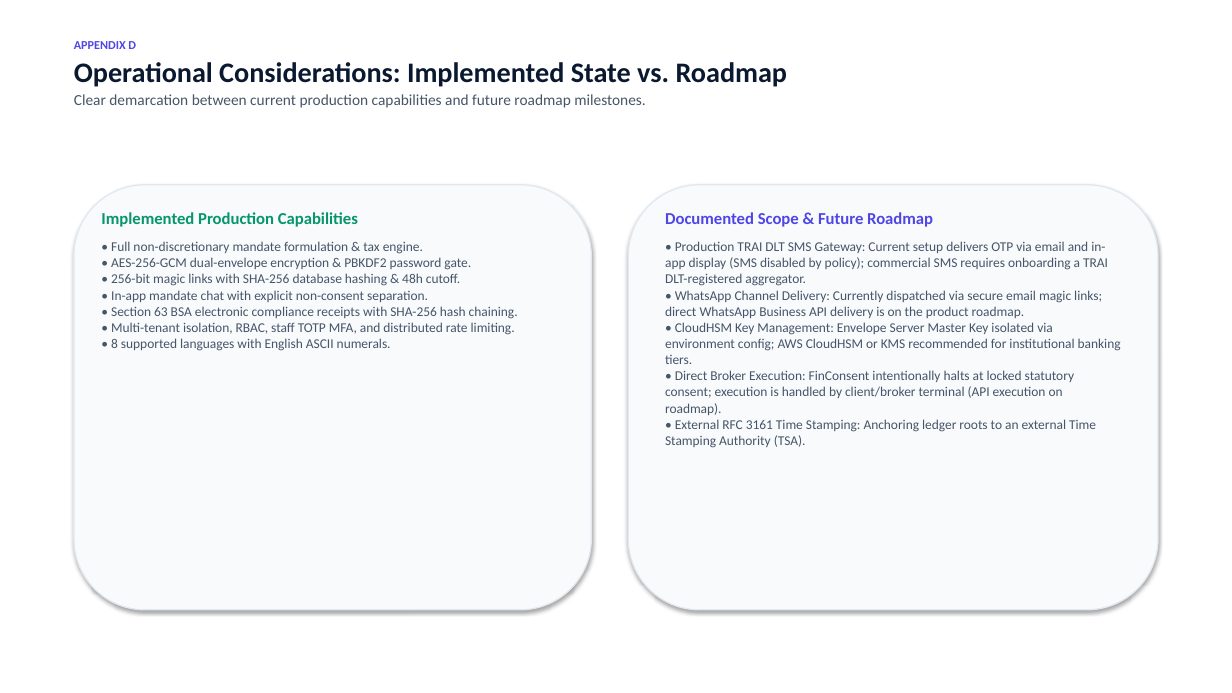
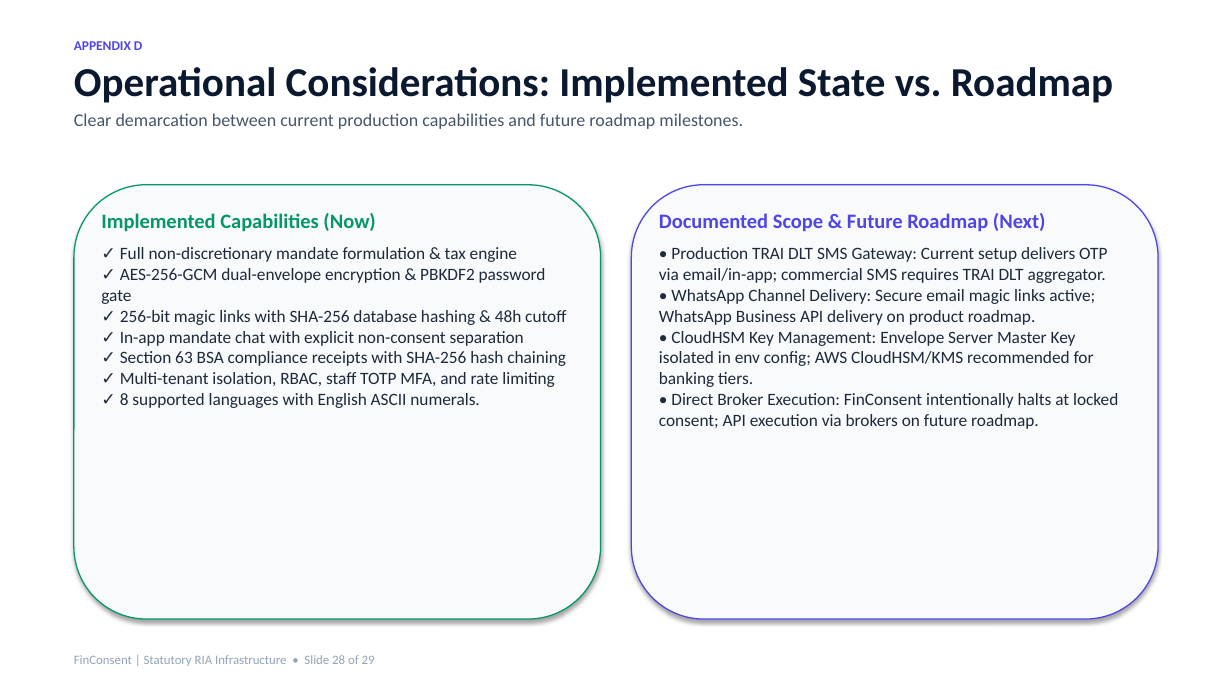
Before and after one commit to AtharvaSDeshpande/FinConsent, a slide deck: slide 28 of FinConsent-Client-Presentation.pptx. Drawn at 1232x693 pixels with LibreOffice and Linux fonts; fonts in the diff are those of the drawing. Boxes give left, top, right and bottom in pixels: in the first picture for what was removed or moved away, otherwise in the second. Text is boxed around its words. In the diff, an @@ line names an element or a change of style, - is before the commit and + after.

```diff
--- a/FinConsent-Client-Presentation.pptx
+++ b/FinConsent-Client-Presentation.pptx
@@ text "APPENDIX D" at box(74, 41, 1113, 129): size 9.5 to 10.5 pt in "APPENDIX D"; size 22 to 32 pt in "Operational Considerations: Implemented State vs. Roadmap"; size 12 to 14 pt in "Clear demarcation between current production capabilities an ..."; more space between paragraphs @@
@@ rounded rectangle: place and size @@
-rounded rectangle at box(74, 185, 592, 610)
+rounded rectangle at box(74, 185, 601, 619)
@@ rounded rectangle at box(74, 185, 601, 619): outline #E2E8F0 1 pt to #059669 1 pt @@
@@ rounded rectangle: place and size @@
-rounded rectangle at box(628, 185, 1158, 610)
+rounded rectangle at box(631, 185, 1158, 619)
@@ rounded rectangle at box(631, 185, 1158, 619): outline #E2E8F0 1 pt to #4F46E5 1 pt @@
@@ text at box(101, 213, 566, 408): text changed; size 10.5 to 13.5 pt; text colour #475569 to #1E293B @@
-Implemented Production Capabilities
-• Full non-discretionary mandate formulation & tax engine.
-• AES-256-GCM dual-envelope encryption & PBKDF2 password gate.
-• 256-bit magic links with SHA-256 database hashing & 48h cutoff.
-• In-app mandate chat with explicit non-consent separation.
-• Section 63 BSA electronic compliance receipts with SHA-256 hash chaining.
-• Multi-tenant isolation, RBAC, staff TOTP MFA, and distributed rate limiting.
-• 8 supported languages with English ASCII numerals.
+Implemented Capabilities (Now)
+✓ Full non-discretionary mandate formulation & tax engine
+✓ AES-256-GCM dual-envelope encryption & PBKDF2 password gate
+✓ 256-bit magic links with SHA-256 database hashing & 48h cutoff
+✓ In-app mandate chat with explicit non-consent separation
+✓ Section 63 BSA compliance receipts with SHA-256 hash chaining
+✓ Multi-tenant isolation, RBAC, staff TOTP MFA, and rate limiting
+✓ 8 supported languages with English ASCII numerals.
@@ text at box(659, 213, 1118, 429): text changed; size 10.5 to 13.5 pt; text colour #475569 to #1E293B @@
-Documented Scope & Future Roadmap
-• Production TRAI DLT SMS Gateway: Current setup delivers OTP via email and in-app display (SMS disabled by policy); commercial SMS requires onboarding a TRAI DLT-registered aggregator.
-• WhatsApp Channel Delivery: Currently dispatched via secure email magic links; direct WhatsApp Business API delivery is on the product roadmap.
-• CloudHSM Key Management: Envelope Server Master Key isolated via environment config; AWS CloudHSM or KMS recommended for institutional banking tiers.
-• Direct Broker Execution: FinConsent intentionally halts at locked statutory consent; execution is handled by client/broker terminal (API execution on roadmap).
-• External RFC 3161 Time Stamping: Anchoring ledger roots to an external Time Stamping Authority (TSA).
+Documented Scope & Future Roadmap (Next)
+• Production TRAI DLT SMS Gateway: Current setup delivers OTP via email/in-app; commercial SMS requires TRAI DLT aggregator.
+• WhatsApp Channel Delivery: Secure email magic links active; WhatsApp Business API delivery on product roadmap.
+• CloudHSM Key Management: Envelope Server Master Key isolated in env config; AWS CloudHSM/KMS recommended for banking tiers.
+• Direct Broker Execution: FinConsent intentionally halts at locked consent; API execution via brokers on future roadmap.
@@ text added at box(74, 655, 375, 666), 10 pt, text #94A3B8 @@
+FinConsent | Statutory RIA Infrastructure • Slide 28 of 29
```
Also in this commit, not shown: 25 other slides changed, 3 slides added, 3 slides removed, 44 other files.
